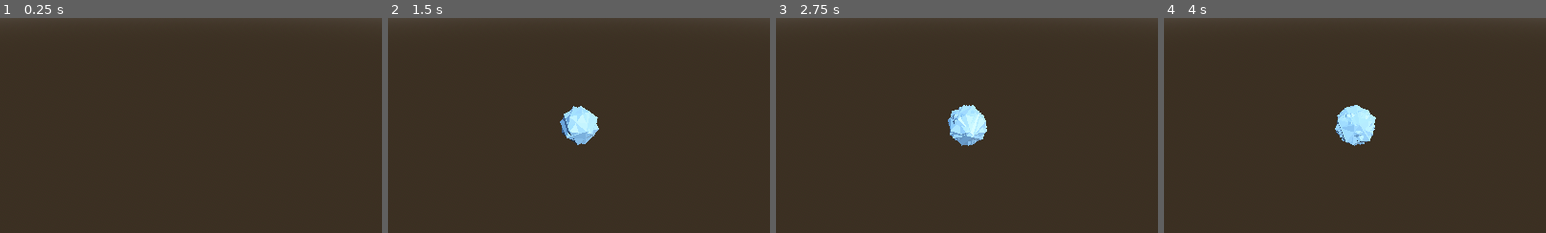
Above: before the commit, frames 1-4 (left to right).
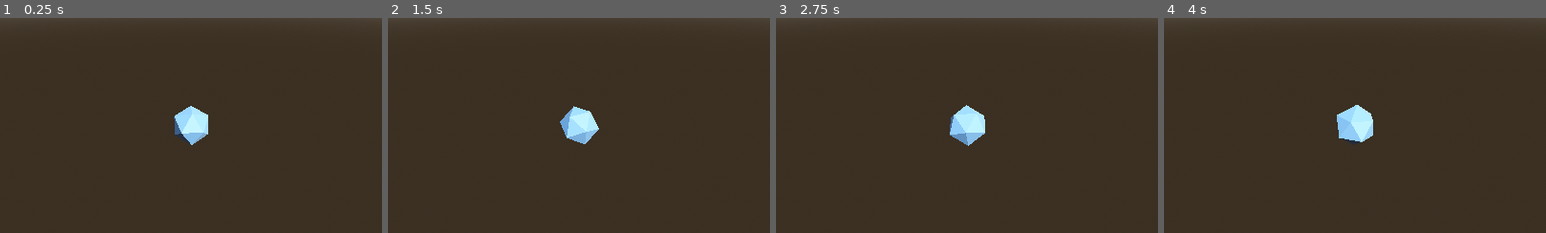
Above: after the commit, the same moments.

Repository: akorzunin/SuperIcosahedron
Game: Godot game, scene res://Main.tscn
Two runs of this game, one before a commit and one after it. Both use one fixed random seed, a clock stepped at 60 frames per second and the inputs below.
Inputs:
- Up to frame 1 (0.25 s): no input
- Up to frame 2 (1.5 s): tap Enter (ui_accept) at 0.5, 1.35 s; hold Right (ui_right) 0.53-1.28 s; hold Enter (ui_accept) 0.53-1.28 s; hold Down (ui_down) from 1.28 s (still down)
- Up to frame 3 (2.75 s): tap Enter (ui_accept) at 1.52, 1.82 s; release Down (ui_down) at 2.03 s; hold Right (ui_right) from 2.03 s (still down); hold Enter (ui_accept) from 2.03 s (still down)
- Up to frame 4 (4 s): release Right (ui_right) at 2.78 s; release Enter (ui_accept) at 2.78 s; hold Up (ui_up) 2.78-3.53 s; tap Enter (ui_accept) at 2.85, 3.02, 3.32 s; hold Left (ui_left) from 3.53 s (still down); hold Enter (ui_accept) from 3.53 s (still down)
The pictures show only the part of the screen within x 26-76%, y 26-76%; the shares and areas given below are measured in that part.

The runs differ from the first frame. In frame 1, 1.2% of the frame differs, in the area x 45-55%, y 40-60%; in frame 2, 0.3%; in frame 3, 0.6%; in frame 4, 0.6%.

Commit message:
feat: game state signal

Diff:
--- a/Main.gd
+++ b/Main.gd
@@ -1,14 +1,32 @@
+class_name Main
 extends Node3D
+
+
+signal game_state_changed(game_state: Global.GameState)
+@export var game_state: Global.GameState = Global.GameState.GAME_MENU
 
 var IcosahedronPath = load('res://icosahedron/Icosahedron.tscn')
 
 # Called when the node enters the scene tree for the first time.
 func _ready() -> void:
-    pass  # Replace with function body.
+    game_state_changed.emit(Global.GameState.GAME_MENU)
+    var icosahedron = IcosahedronPath.instantiate()
+    add_child(icosahedron)
 
 
 # Called every frame. 'delta' is the elapsed time since the previous frame.
 func _process(delta: float) -> void:
-    if Input.is_action_just_pressed('ui_accept'):
-        var icosahedron = IcosahedronPath.instantiate()
-        add_child(icosahedron)
+    if Input.is_action_pressed('ui_cancel'):
+        setGameState(Global.GameState.GAME_MENU)
+    # TODO: use debounce or proper events
+    if Input.is_action_pressed('ui_accept'):
+        if game_state == Global.GameState.GAME_ACTIVE:
+            setGameState(Global.GameState.GAME_PAUSED)
+        elif game_state == Global.GameState.GAME_PAUSED:
+            setGameState(Global.GameState.GAME_ACTIVE)
+        else:
+            setGameState(Global.GameState.GAME_ACTIVE)
+
+func setGameState(_game_state: Global.GameState) -> void:
+    game_state = _game_state
+    game_state_changed.emit(_game_state)
--- a/MeshInstance3D.gd
+++ /dev/null
@@ -1,16 +0,0 @@
-extends MeshInstance3D
-
-# var SCALE_FACTOR = 1
-var SCALE_FACTOR := 1.001
-var SCALING_ENABLED = false
-# Called when the node enters the scene tree for the first time.
-func _ready() -> void:
-    pass # Replace with function body.
-
-
-# Called every frame. 'delta' is the elapsed time since the previous frame.
-func _process(delta: float) -> void:
-    if SCALING_ENABLED:
-        scale_object_local(Vector3(SCALE_FACTOR, SCALE_FACTOR, SCALE_FACTOR, ))
-    if Input.is_action_just_pressed('ui_accept'):
-        SCALING_ENABLED = ! SCALING_ENABLED
--- a/icosahedron/Icosahedron.tscn
+++ b/icosahedron/Icosahedron.tscn
@@ -1,16 +1,15 @@
 [gd_scene load_steps=4 format=3 uid="uid://bwfxbwrjk0di4"]
 
-[ext_resource type="Script" path="res://MeshInstance3D.gd" id="1_tkw51"]
+[ext_resource type="Script" path="res://icosahedron/MeshIcosahedron.gd" id="1_tkw51"]
 [ext_resource type="PackedScene" uid="uid://cluv6hvdbewtu" path="res://icosahedron/icosahedron.gltf" id="2_jswv4"]
 [ext_resource type="Script" path="res://icosahedron/icosahedron.gd" id="3_ni7r4"]
 
 [node name="Icosahedron" type="Node3D"]
 
-[node name="Icosahedron" type="Node3D" parent="."]
-
-[node name="MeshInstance3D" type="MeshInstance3D" parent="Icosahedron"]
+[node name="MeshInstance3D" type="MeshInstance3D" parent="."]
+skeleton = NodePath("")
 script = ExtResource("1_tkw51")
 
-[node name="icosahedron" parent="Icosahedron/MeshInstance3D" instance=ExtResource("2_jswv4")]
+[node name="icosahedron" parent="MeshInstance3D" instance=ExtResource("2_jswv4")]
 rotation_edit_mode = 1
 script = ExtResource("3_ni7r4")
--- /dev/null
+++ b/icosahedron/MeshIcosahedron.gd
@@ -0,0 +1,22 @@
+class_name MeshIcosahedron
+extends MeshInstance3D
+
+@export var SCALE_FACTOR := 1.001
+@export var scaling_enabled = false
+
+# Called when the node enters the scene tree for the first time.
+func _ready() -> void:
+    var main = get_node("/root/Main")
+    main.game_state_changed.connect(_change_scaling)
+
+
+# Called every frame. 'delta' is the elapsed time since the previous frame.
+func _process(delta: float) -> void:
+    if scaling_enabled:
+        scale_object_local(Vector3(SCALE_FACTOR, SCALE_FACTOR, SCALE_FACTOR, ))
+
+func _change_scaling(gs: Global.GameState):
+    if gs == Global.GameState.GAME_ACTIVE:
+        scaling_enabled = true
+    else:
+        scaling_enabled = false
--- a/icosahedron/icosahedron.gd
+++ b/icosahedron/icosahedron.gd
@@ -1,10 +1,7 @@
+class_name Icosahedron
 extends Node3D
 
-
 @export var ROTATION_SPEED := 0.009
-
-#var basis = Basis()
-# Contains the following default values:
 
 @onready var main = get_node("/root/Main").transform.basis
 
@@ -21,34 +18,12 @@
     var a = Quaternion(transform.basis)
     var t = a * Quaternion(main)
     if Input.is_action_pressed("ui_up"):
-        t = t * Quaternion(
-                -ROTATION_SPEED,  # x, # y, # z
-                0,
-                0,
-                1,  # w
-            )
-        # rotate_x(-ROTATION_SPEED)
+        t = t * Quaternion(-ROTATION_SPEED, 0, 0, 1, )
     if Input.is_action_pressed("ui_down"):
-        t = t * Quaternion(
-                ROTATION_SPEED,  # x, # y, # z
-                0,
-                0,
-                1,  # w
-            )
+        t = t * Quaternion(ROTATION_SPEED, 0, 0, 1, )
     if Input.is_action_pressed("ui_right"):
-        t = t * Quaternion(
-                0,
-                ROTATION_SPEED,  # x, # y, # z
-                0,
-                1,  # w
-            )
+        t = t * Quaternion(0, ROTATION_SPEED, 0, 1, )
     if Input.is_action_pressed("ui_left"):
-        t = t * Quaternion(
-                0,
-                -ROTATION_SPEED,  # x, # y, # z
-                0,
-                1,  # w
-            )
+        t = t * Quaternion(0, -ROTATION_SPEED, 0, 1, )
     transform.basis = Basis(t).orthonormalized()
     # rotation = rotation.linear_interpolate(new_rotation, delta * movement_time)
-#check if we can hide bject when it reaches certain scale
--- a/project.godot
+++ b/project.godot
@@ -15,6 +15,10 @@
 config/features=PackedStringArray("4.1", "Forward Plus")
 config/icon="res://icon.svg"
 
+[autoload]
+
+Global="*res://src/global.gd"
+
 [debug]
 
 settings/stdout/print_fps=true
--- /dev/null
+++ b/src/global.gd
@@ -0,0 +1 @@
+enum GameState {GAME_MENU, GAME_ACTIVE, GAME_PAUSED}
--- /dev/null
+++ b/src/utils.gd
@@ -0,0 +1,2 @@
+func GetRotation():
+    return 1
Not shown, changed: .gitignore
